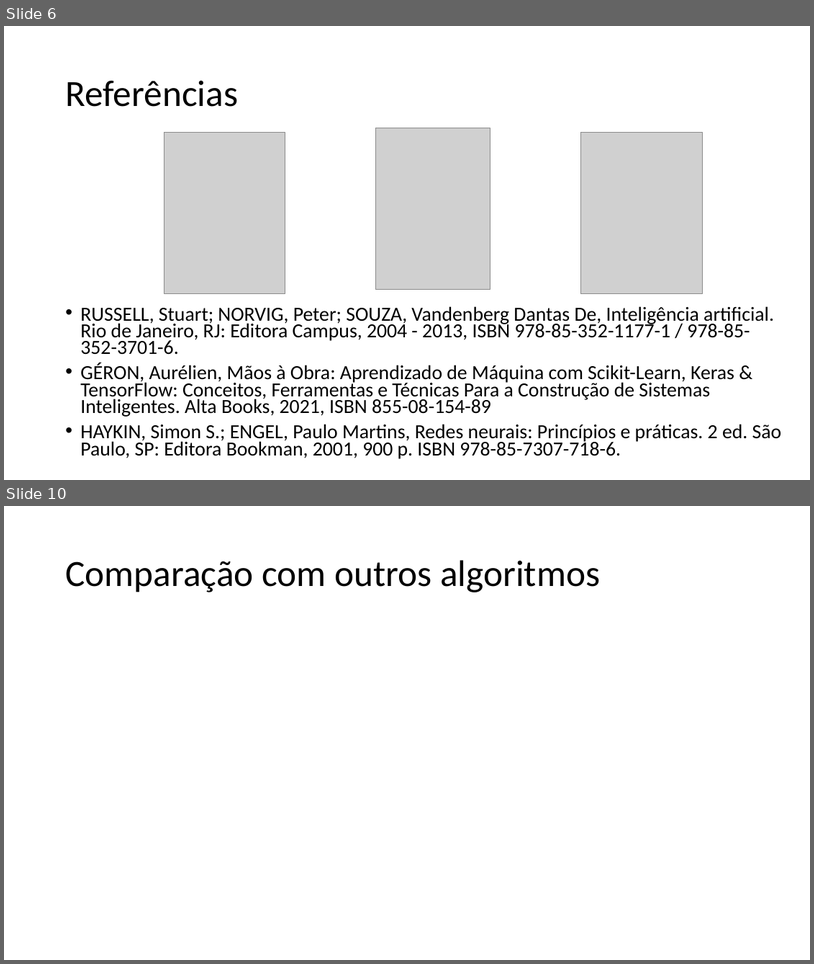
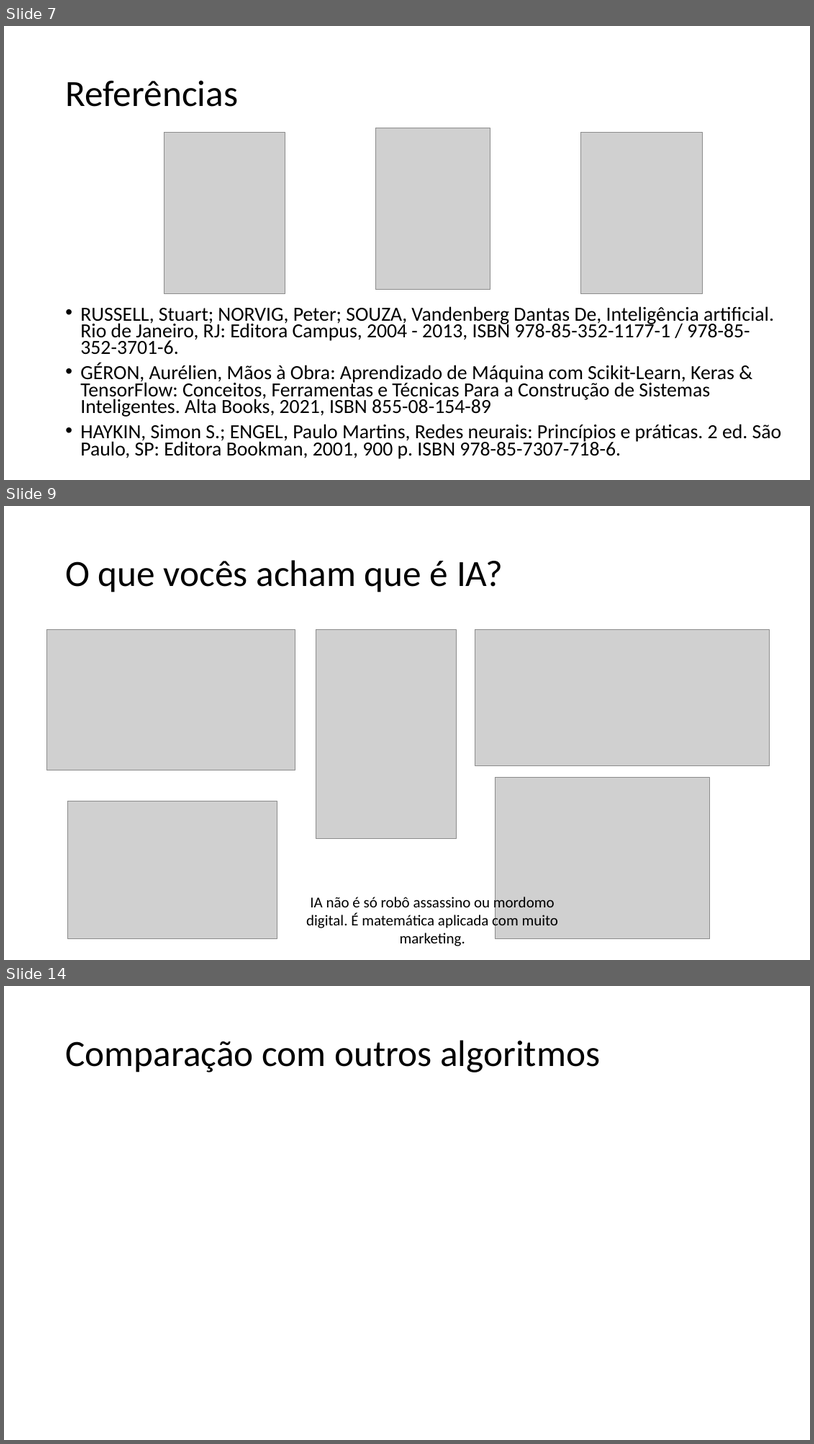
Before and after one commit to zz4fap/c24_inteligencia_artificial, a slide deck: slides/C24_Introdução.pptx. Shown one above the other, each under a label of ours: slides 6 and 10 before the commit, slides 7, 9 and 14 after it; the slides between them are not shown. The pictures are 814x964 and 814x1444 pixels, drawn with LibreOffice and Linux fonts; fonts in the diff are those of the drawing; grey boxes stand for pictures. Boxes give left, top, right and bottom in pixels: in the first picture for what was removed or moved away, otherwise in the second. Text is boxed around its words. In the diff, an @@ line names an element or a change of style, - is before the commit and + after.

```diff
--- a/slides/C24_Introdução.pptx
+++ b/slides/C24_Introdução.pptx
@@ slide 9 added at (x1=4, y1=506, x2=810, y2=960), background #FFFFFF @@
@@ title added at (x1=65, y1=560, x2=504, y2=592), 44 pt, text #000000 @@
+O que vocês acham que é IA?
@@ picture added at (x1=46, y1=629, x2=296, y2=769) @@
@@ picture added at (x1=316, y1=629, x2=456, y2=837) @@
@@ picture added at (x1=476, y1=629, x2=770, y2=765) @@
@@ picture added at (x1=495, y1=777, x2=710, y2=939) @@
@@ picture added at (x1=68, y1=800, x2=278, y2=939) @@
@@ text added at (x1=306, y1=895, x2=558, y2=946), 18 pt, text #000000 @@
+IA não é só robô assassino ou mordomo digital. É matemática aplicada com muito marketing.
@@ what was slide 6 is now slide 7 @@
@@ what was slide 10 is now slide 14 @@
```
Also in this commit, not shown: 3 slides changed, 5 other slides added, 2 slides removed.
